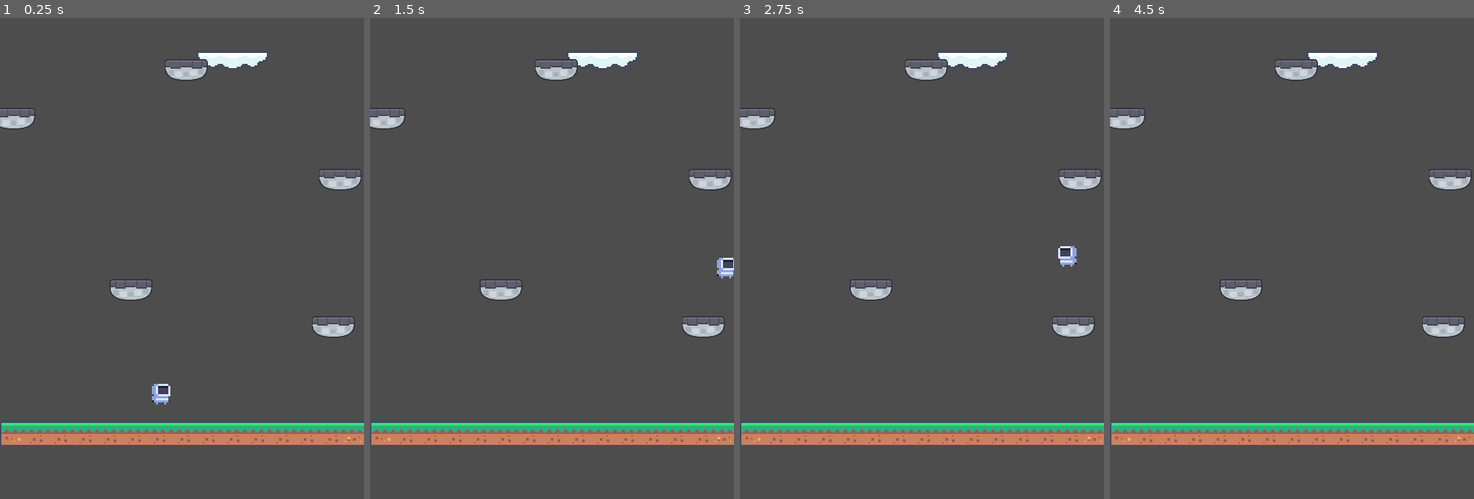
Above: before the commit, frames 1-4 (left to right).
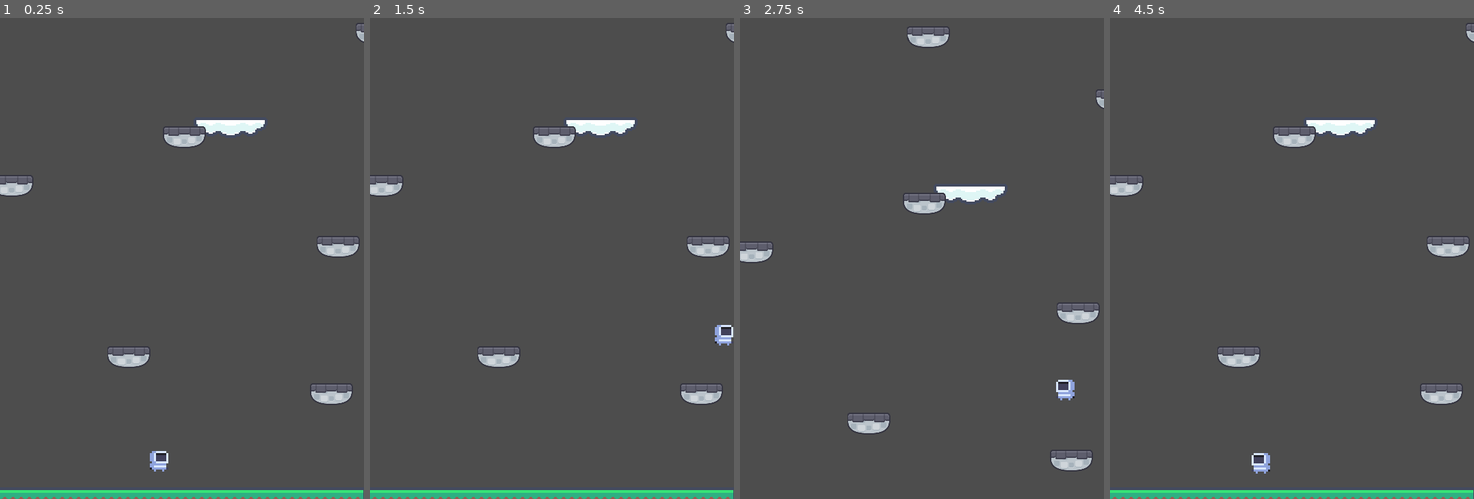
Above: after the commit, the same moments.

Repository: Slime-x/doodle-jump
Game: Godot game, scene res://scenes/game.tscn
The game is run twice, just before and just after one commit, with the same random seed, the same clock (stepped at 60 frames per second) and the same inputs.
Inputs (mouse positions are in pixels of both pictures, inside the frame that each line leads up to):
- Up to frame 1 (0.25 s): no input
- Up to frame 2 (1.5 s): tap Enter at 0.5 s; move the mouse to (632, 234) at 0.52 s; hold D (right) from 0.53 s (still down); tap Alt at 0.6 s; click (632, 234) at 0.67 s; tap Up at 0.77 s; move the mouse to (479, 282) at 1.27 s; tap Shift at 1.35 s
- Up to frame 3 (2.75 s): tap Up at 1.52 s; move the mouse to (958, 152) at 2.02 s; release D (right) at 2.03 s; hold A (left) from 2.03 s (still down); tap Alt at 2.1 s
- Up to frame 4 (4.5 s): move the mouse to (1273, 354) at 2.77 s; release A (left) at 2.78 s; hold D (right) 2.78-4.28 s; tap Shift at 2.85, 4.35 s; click (1273, 354) at 2.92 s; tap Up at 3.02, 3.77 s; tap Space at 3.5 s; move the mouse to (1401, 330) at 3.52 s; tap Alt at 3.6 s; tap Enter at 4.25 s; move the mouse to (1182, 186) at 4.27 s; hold A (left) from 4.28 s (still down)

The runs differ from the first frame. In frame 1, 11% of the frame differs, in the area x 0-100%, y 1-100%; in frame 2, 11%; in frame 3, 9.3%; in frame 4, 11%.

Commit message:
Only Camera lol

Diff:
--- a/scenes/game.tscn
+++ b/scenes/game.tscn
@@ -697,6 +697,7 @@
 [node name="TileMapLayer2" type="TileMapLayer" parent="." unique_id=1214437316]
 tile_set = SubResource("TileSet_mwfs3")
 
-[node name="Camera2D" type="Camera2D" parent="." unique_id=1062649950]
-position = Vector2(304, 47)
+[node name="Camera2D" type="Camera2D" parent="." unique_id=1522382551 node_paths=PackedStringArray("player")]
+position = Vector2(307, 26)
 script = ExtResource("5_iywne")
+player = NodePath("../player")
--- a/scripts/camera.gd
+++ b/scripts/camera.gd
@@ -1,9 +1,14 @@
 extends Camera2D
 
+@export var player: CharacterBody2D
+var highest_y: float
 
+func _ready() -> void:
+	highest_y = global_position.y
 
-
-func _process(delta: float) -> void:
-	pass
-func position_change(x):
-	position.y = x - 200
+func _process(_delta: float) -> void:
+	if player.global_position.y < highest_y:
+		highest_y = player.global_position.y
+		global_position.y = highest_y
+	if player.global_position.y > highest_y + 350:
+		player.restart()
--- a/scripts/player.gd
+++ b/scripts/player.gd
@@ -7,17 +7,10 @@
 var jumping
 var idle
 var highest_y = 0
-@export var start_position = Vector2(70,20)
+var restarting = false
+@export var start_position = Vector2(307,26)
 
 func _physics_process(delta: float) -> void:
-
-
-
-	if position.y > highest_y and velocity.y < 0:
-		highest_y = position.y
-		camera.position_change(highest_y)
-		#if velocity.y < 0:
-
 
 	if is_on_floor():
 		jumping = false
@@ -54,3 +47,6 @@
 
 
 	move_and_slide()
+
+func restart():
+	get_tree().reload_current_scene()
